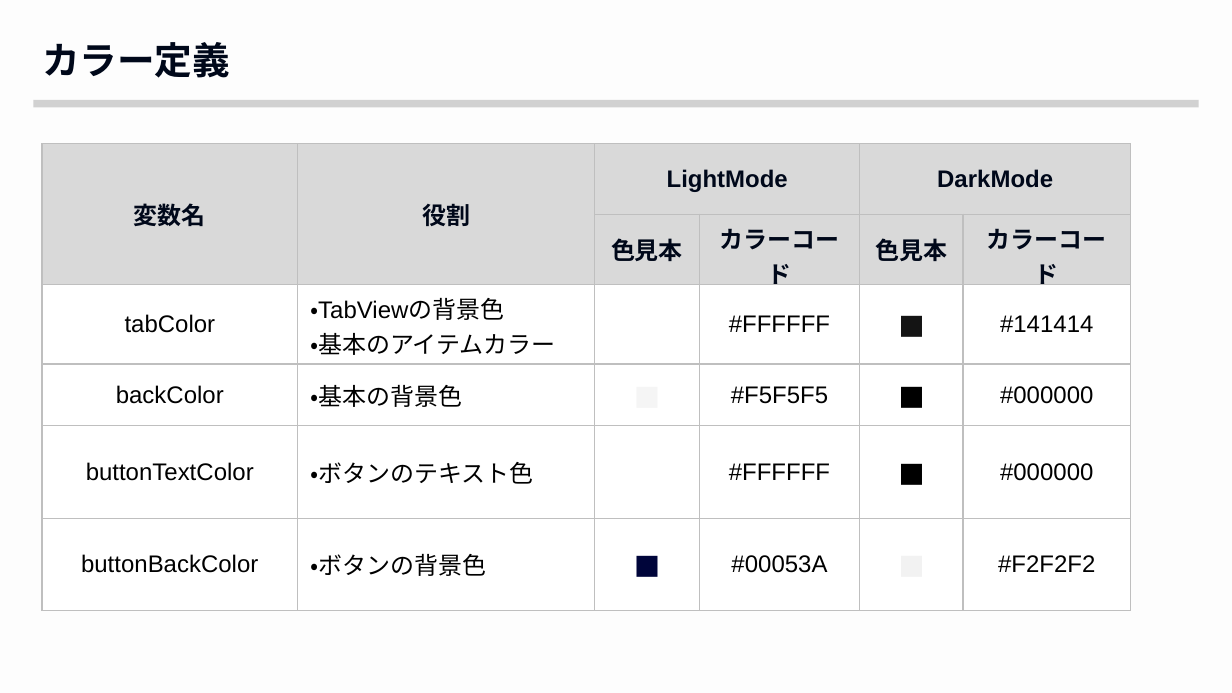
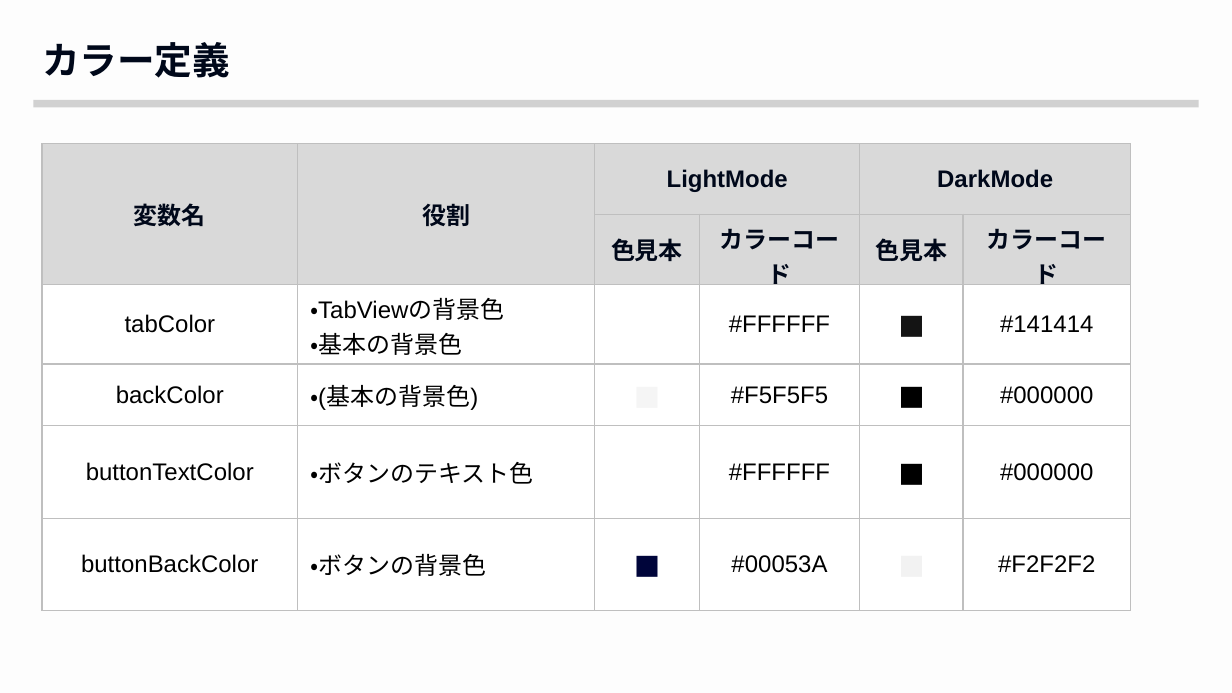
Before and after one commit to sattsat-tdu/ReporTalk, a slide deck: slide 2 of 仕様書.pptx. Drawn at 1232x693 pixels with LibreOffice and Linux fonts; fonts in the diff are those of the drawing. Boxes give left, top, right and bottom in pixels: in the first picture for what was removed or moved away, otherwise in the second. Text is boxed around its words. In the diff, an @@ line names an element or a change of style, - is before the commit and + after.

```diff
--- a/仕様書.pptx
+++ b/仕様書.pptx
@@ table at box(42, 144, 1131, 583) @@
-row 3, column 2: ・TabViewの背景色 / ・基本のアイテムカラー
+row 3, column 2: ・TabViewの背景色 / ・基本の背景色
-row 4, column 2: ・基本の背景色
+row 4, column 2: ・(基本の背景色)
```
Also in this commit, not shown: 1 other file.
